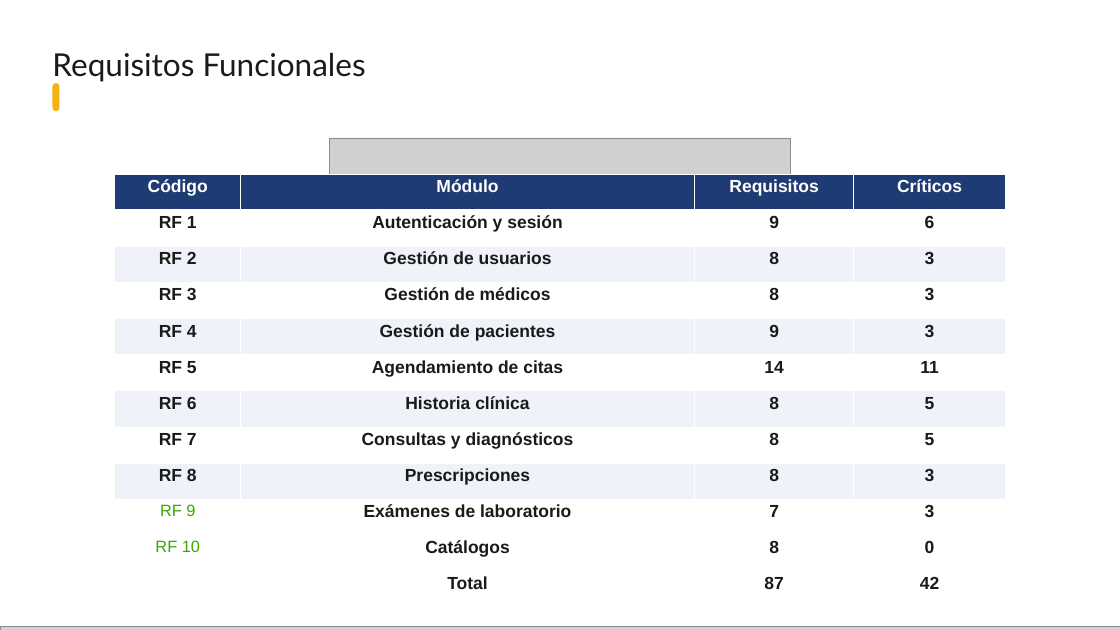
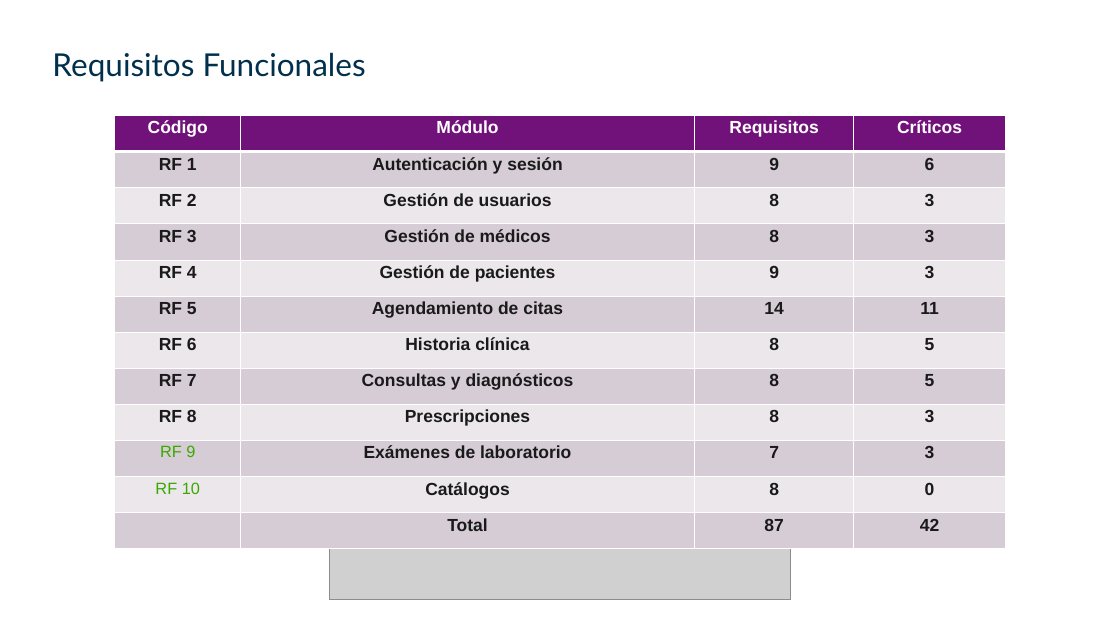
Before and after one commit to Brandonpyjv/Mediapp, a slide deck: slide 18 of docs tesis/exposicion/MediApp - Sustentación.pptx. Drawn at 1120x630 pixels with LibreOffice and Linux fonts; fonts in the diff are those of the drawing; grey boxes stand for pictures; background and template pictures are left out. Boxes give left, top, right and bottom in pixels: in the first picture for what was removed or moved away, otherwise in the second. Text is boxed around its words. In the diff, an @@ line names an element or a change of style, - is before the commit and + after.

```diff
--- a/docs tesis/exposicion/MediApp - Sustentación.pptx
+++ b/docs tesis/exposicion/MediApp - Sustentación.pptx
@@ text "Requisitos Funcionales" at [52,52,366,82]: text colour #1A1A1A to #00304D @@
@@ rounded rectangle removed at [52,83,59,111] @@
@@ table at [115,116,1006,549] @@
@@ fill #1F3B73 to #71127A in row 1 @@
@@ fill #FFFFFF to #D5CCD7 in 24 cells @@
@@ fill #EFF3F9 to #EBE7EC in 16 cells @@
@@ fill #FFFFFF to #EBE7EC in row 11 @@
@@ table: place and size @@
-table at [115,174,1006,593]
+table at [115,116,1006,549]
@@ picture removed at [0,627,1120,630] @@
```
Also in this commit, not shown: 35 other slides changed, 2 slides added, 2 slides removed, 9 other files.
